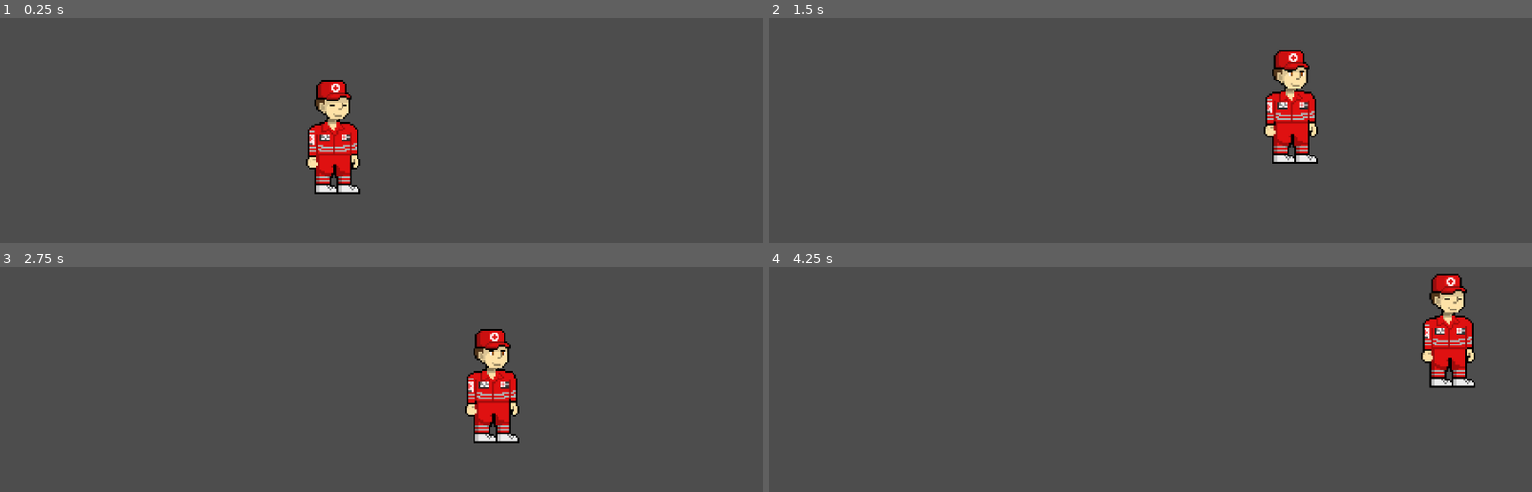
Above: before the commit, frames 1-4 (two rows, left to right).
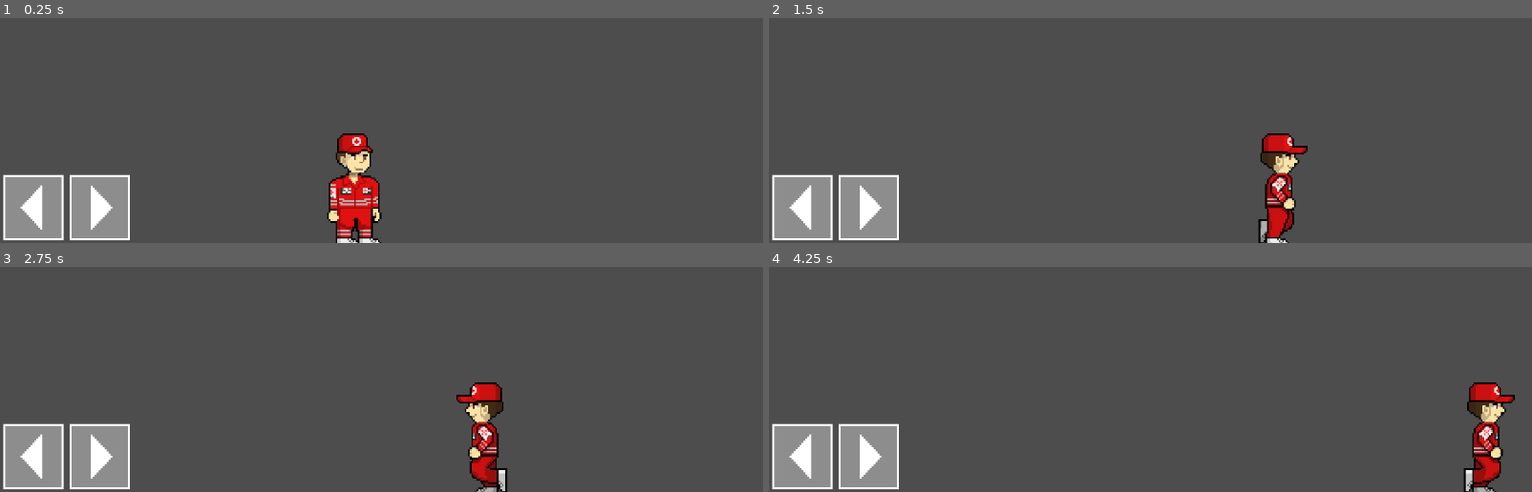
Above: after the commit, the same moments.

Repository: FedricEvanderChia/Gempa_game
Game: Godot game, scene res://world.tscn
The game is run twice, just before and just after one commit, with the same random seed, the same clock (stepped at 60 frames per second) and the same inputs.
Inputs:
- Up to frame 1 (0.25 s): no input
- Up to frame 2 (1.5 s): tap Enter (ui_accept) at 0.5, 0.6, 0.77, 1.07, 1.35 s; hold Right (ui_right) from 0.53 s (still down)
- Up to frame 3 (2.75 s): tap Enter (ui_accept) at 1.52, 1.82, 2.1 s; release Right (ui_right) at 2.03 s; hold Left (ui_left) from 2.03 s (still down)
- Up to frame 4 (4.25 s): release Left (ui_left) at 2.78 s; hold Right (ui_right) from 2.78 s (still down); tap Enter (ui_accept) at 2.85, 3.02, 3.32, 3.6, 3.77, 4.07 s

The runs differ from the first frame. In frame 1, 9.0% of the frame differs, in the area x 0-51%, y 27-100%; in frame 2, 8.6%; in frame 3, 8.1%; in frame 4, 9.2%, in the area x 0-98%, y 2-100%.

Commit message:
adding walk animation

Diff:
--- a/Player.gd
+++ b/Player.gd
@@ -1,29 +1,39 @@
 extends CharacterBody2D
 
-
-const SPEED = 300.0
-const JUMP_VELOCITY = -400.0
+const SPEED = 250.0
 
 # Get the gravity from the project settings to be synced with RigidBody nodes.
 var gravity = ProjectSettings.get_setting("physics/2d/default_gravity")
 @onready var anim = get_node("AnimationPlayer")
 
+
 func _physics_process(delta):
 	# Add the gravity.
 	if not is_on_floor():
 		velocity.y += gravity * delta
-		anim.play("idle")
 
 	# Handle jump.
-	if Input.is_action_just_pressed("ui_accept") and is_on_floor():
-		velocity.y = JUMP_VELOCITY
-
 	# Get the input direction and handle the movement/deceleration.
 	# As good practice, you should replace UI actions with custom gameplay actions.
 	var direction = Input.get_axis("ui_left", "ui_right")
+
+	if direction == -1:
+		get_node("AnimatedSprite2D").flip_h = true
+	elif direction == 1:
+		get_node("AnimatedSprite2D").flip_h = false
 	if direction:
 		velocity.x = direction * SPEED
+		anim.play("Walk")
+		print("Walk")
+		#if velocity.y == 0:
+			#anim.play("Run")
+			#print("Run")
 	else:
 		velocity.x = move_toward(velocity.x, 0, SPEED)
-
+		if velocity.x == 0:
+			anim.play("Idle")
+			print("Idle")
+	#if velocity.y > 0:
+		#anim.play("Fall")
+		#print("Fall")
 	move_and_slide()
--- a/Player.tscn
+++ b/Player.tscn
@@ -1,74 +1,108 @@
-[gd_scene load_steps=12 format=3 uid="uid://d0yx0ftl2lhff"]
+[gd_scene load_steps=17 format=3 uid="uid://d0yx0ftl2lhff"]
 
 [ext_resource type="Texture2D" uid="uid://cxfepbc8vw1es" path="res://asset/Player.png" id="1_465jb"]
 [ext_resource type="Script" path="res://Player.gd" id="1_gmp74"]
 
-[sub_resource type="AtlasTexture" id="AtlasTexture_f5b2g"]
+[sub_resource type="AtlasTexture" id="AtlasTexture_6ihup"]
 atlas = ExtResource("1_465jb")
-region = Rect2(0, 0, 780, 780)
+region = Rect2(0, 0, 840, 840)
 
-[sub_resource type="AtlasTexture" id="AtlasTexture_6kc81"]
+[sub_resource type="AtlasTexture" id="AtlasTexture_386mk"]
 atlas = ExtResource("1_465jb")
-region = Rect2(780, 0, 780, 780)
+region = Rect2(840, 0, 840, 840)
 
-[sub_resource type="AtlasTexture" id="AtlasTexture_82hdg"]
+[sub_resource type="AtlasTexture" id="AtlasTexture_3xi02"]
 atlas = ExtResource("1_465jb")
-region = Rect2(1560, 0, 780, 780)
+region = Rect2(1680, 0, 840, 840)
 
-[sub_resource type="AtlasTexture" id="AtlasTexture_yxt2s"]
+[sub_resource type="AtlasTexture" id="AtlasTexture_m2ih8"]
 atlas = ExtResource("1_465jb")
-region = Rect2(2340, 0, 780, 780)
+region = Rect2(2520, 0, 840, 840)
+
+[sub_resource type="AtlasTexture" id="AtlasTexture_dno5k"]
+atlas = ExtResource("1_465jb")
+region = Rect2(0, 840, 840, 840)
+
+[sub_resource type="AtlasTexture" id="AtlasTexture_bffjx"]
+atlas = ExtResource("1_465jb")
+region = Rect2(840, 840, 840, 840)
+
+[sub_resource type="AtlasTexture" id="AtlasTexture_pm23c"]
+atlas = ExtResource("1_465jb")
+region = Rect2(1680, 840, 840, 840)
+
+[sub_resource type="AtlasTexture" id="AtlasTexture_k5uel"]
+atlas = ExtResource("1_465jb")
+region = Rect2(2520, 840, 840, 840)
 
 [sub_resource type="SpriteFrames" id="SpriteFrames_pep3n"]
 animations = [{
 "frames": [{
 "duration": 1.0,
-"texture": SubResource("AtlasTexture_f5b2g")
+"texture": SubResource("AtlasTexture_6ihup")
 }, {
 "duration": 1.0,
-"texture": SubResource("AtlasTexture_6kc81")
+"texture": SubResource("AtlasTexture_386mk")
 }, {
 "duration": 1.0,
-"texture": SubResource("AtlasTexture_82hdg")
+"texture": SubResource("AtlasTexture_3xi02")
 }, {
 "duration": 1.0,
-"texture": SubResource("AtlasTexture_yxt2s")
+"texture": SubResource("AtlasTexture_m2ih8")
 }],
 "loop": true,
 "name": &"Idle",
 "speed": 2.0
+}, {
+"frames": [{
+"duration": 1.0,
+"texture": SubResource("AtlasTexture_dno5k")
+}, {
+"duration": 1.0,
+"texture": SubResource("AtlasTexture_bffjx")
+}, {
+"duration": 1.0,
+"texture": SubResource("AtlasTexture_pm23c")
+}, {
+"duration": 1.0,
+"texture": SubResource("AtlasTexture_k5uel")
+}],
+"loop": true,
+"name": &"Walk",
+"speed": 5.0
 }]
 
 [sub_resource type="CapsuleShape2D" id="CapsuleShape2D_bdbc4"]
-radius = 324.0
-height = 912.0
+radius = 275.367
+height = 924.976
 
 [sub_resource type="Animation" id="Animation_0jnlm"]
 resource_name = "Idle"
-length = 0.4
+length = 3.0
+loop_mode = 1
 tracks/0/type = "value"
 tracks/0/imported = false
 tracks/0/enabled = true
-tracks/0/path = NodePath("AnimatedSprite2D:animation")
+tracks/0/path = NodePath("AnimatedSprite2D:frame")
 tracks/0/interp = 1
 tracks/0/loop_wrap = true
 tracks/0/keys = {
-"times": PackedFloat32Array(0),
-"transitions": PackedFloat32Array(1),
+"times": PackedFloat32Array(0, 0.5, 1, 1.5, 2, 2.5),
+"transitions": PackedFloat32Array(1, 1, 1, 1, 1, 1),
 "update": 1,
-"values": [&"Idle"]
+"values": [0, 1, 2, 3, 0, 1]
 }
 tracks/1/type = "value"
 tracks/1/imported = false
 tracks/1/enabled = true
-tracks/1/path = NodePath("AnimatedSprite2D:frame")
+tracks/1/path = NodePath("AnimatedSprite2D:animation")
 tracks/1/interp = 1
 tracks/1/loop_wrap = true
 tracks/1/keys = {
-"times": PackedFloat32Array(0, 0.1, 0.2, 0.3),
-"transitions": PackedFloat32Array(1, 1, 1, 1),
-"update": 1,
-"values": [0, 1, 2, 3]
+"times": PackedFloat32Array(0),
+"transitions": PackedFloat32Array(1),
+"update": 0,
+"values": [&"Idle"]
 }
 
 [sub_resource type="Animation" id="Animation_dd4qw"]
@@ -82,24 +116,54 @@
 tracks/0/keys = {
 "times": PackedFloat32Array(0),
 "transitions": PackedFloat32Array(1),
+"update": 0,
+"values": [1]
+}
+
+[sub_resource type="Animation" id="Animation_r0q3m"]
+resource_name = "Walk"
+length = 0.8
+loop_mode = 1
+step = 0.0
+tracks/0/type = "value"
+tracks/0/imported = false
+tracks/0/enabled = true
+tracks/0/path = NodePath("AnimatedSprite2D:frame")
+tracks/0/interp = 1
+tracks/0/loop_wrap = true
+tracks/0/keys = {
+"times": PackedFloat32Array(0.00226637, 0.202653, 0.395041, 0.604981),
+"transitions": PackedFloat32Array(1, 1, 1, 1),
 "update": 1,
-"values": [1]
+"values": [0, 1, 2, 3]
+}
+tracks/1/type = "value"
+tracks/1/imported = false
+tracks/1/enabled = true
+tracks/1/path = NodePath("AnimatedSprite2D:animation")
+tracks/1/interp = 1
+tracks/1/loop_wrap = true
+tracks/1/keys = {
+"times": PackedFloat32Array(0),
+"transitions": PackedFloat32Array(1),
+"update": 0,
+"values": [&"Walk"]
 }
 
 [sub_resource type="AnimationLibrary" id="AnimationLibrary_pt4sk"]
 _data = {
 "Idle": SubResource("Animation_0jnlm"),
-"RESET": SubResource("Animation_dd4qw")
+"RESET": SubResource("Animation_dd4qw"),
+"Walk": SubResource("Animation_r0q3m")
 }
 
 [node name="player" type="CharacterBody2D"]
 script = ExtResource("1_gmp74")
 
 [node name="AnimatedSprite2D" type="AnimatedSprite2D" parent="."]
-position = Vector2(1, 2)
+position = Vector2(6, -26)
 sprite_frames = SubResource("SpriteFrames_pep3n")
 animation = &"Idle"
-autoplay = "Idle"
 frame = 1
 
 [node name="CollisionShape2D" type="CollisionShape2D" parent="."]
@@ -110,4 +174,3 @@
 libraries = {
 "": SubResource("AnimationLibrary_pt4sk")
 }
-autoplay = "Idle"
--- a/world.tscn
+++ b/world.tscn
@@ -1,32 +1,64 @@
-[gd_scene load_steps=5 format=3 uid="uid://du47rpfdshvi4"]
+[gd_scene load_steps=8 format=3 uid="uid://du47rpfdshvi4"]
 
 [ext_resource type="PackedScene" uid="uid://d0yx0ftl2lhff" path="res://Player.tscn" id="1_a88ce"]
+[ext_resource type="Texture2D" uid="uid://xp2gt0h7ism3" path="res://asset/New Piskel-1.png.png" id="2_reiom"]
 
 [sub_resource type="RectangleShape2D" id="RectangleShape2D_eefau"]
-size = Vector2(1144, 74.5)
+size = Vector2(1330, 74.5)
 
 [sub_resource type="RectangleShape2D" id="RectangleShape2D_7n651"]
-size = Vector2(88, 586.25)
+size = Vector2(88, 689)
 
 [sub_resource type="RectangleShape2D" id="RectangleShape2D_kv5kx"]
-size = Vector2(88, 586.25)
+size = Vector2(88, 686.125)
+
+[sub_resource type="RectangleShape2D" id="RectangleShape2D_2xsu3"]
+size = Vector2(150, 150)
+
+[sub_resource type="RectangleShape2D" id="RectangleShape2D_b0u42"]
+size = Vector2(150, 150)
 
 [node name="Node2D" type="Node2D"]
 
+[node name="BG" type="ParallaxBackground" parent="."]
+
+[node name="ParallaxLayer" type="ParallaxLayer" parent="BG"]
+
 [node name="player" parent="." instance=ExtResource("1_a88ce")]
-position = Vector2(504, 473)
+position = Vector2(531, 569)
 scale = Vector2(0.213187, 0.220962)
 
 [node name="StaticBody2D" type="StaticBody2D" parent="."]
 
 [node name="CollisionShape2D" type="CollisionShape2D" parent="StaticBody2D"]
-position = Vector2(578, 610.25)
+position = Vector2(551, 692)
 shape = SubResource("RectangleShape2D_eefau")
 
 [node name="CollisionShape2D2" type="CollisionShape2D" parent="StaticBody2D"]
-position = Vector2(42, 302)
+position = Vector2(-45, 312.5)
 shape = SubResource("RectangleShape2D_7n651")
 
 [node name="CollisionShape2D3" type="CollisionShape2D" parent="StaticBody2D"]
-position = Vector2(1108, 316)
+position = Vector2(1195, 321)
 shape = SubResource("RectangleShape2D_kv5kx")
+
+[node name="Control" type="Control" parent="."]
+layout_mode = 3
+anchors_preset = 0
+offset_left = 1.0
+offset_top = 570.0
+offset_right = 85.0
+offset_bottom = 647.0
+scale = Vector2(0.927536, 1.00943)
+
+[node name="TouchScreenButton" type="TouchScreenButton" parent="Control"]
+position = Vector2(112.125, -24.7665)
+scale = Vector2(0.632964, 0.632964)
+texture_normal = ExtResource("2_reiom")
+shape = SubResource("RectangleShape2D_2xsu3")
+
+[node name="TouchScreenButton2" type="TouchScreenButton" parent="Control"]
+position = Vector2(102.422, 73.3085)
+scale = Vector2(-0.634877, -0.634877)
+texture_normal = ExtResource("2_reiom")
+shape = SubResource("RectangleShape2D_b0u42")
Binary file added: asset/New Piskel-1.png.png
Not shown, added: asset/New Piskel-1.png.png.import
Binary file changed: asset/Player.png
Binary file added: asset/PrxBG-ly1.png
Not shown, added: asset/PrxBG-ly1.png.import
Binary file added: asset/background belom jadi.png
Not shown, added: asset/background belom jadi.png.import
